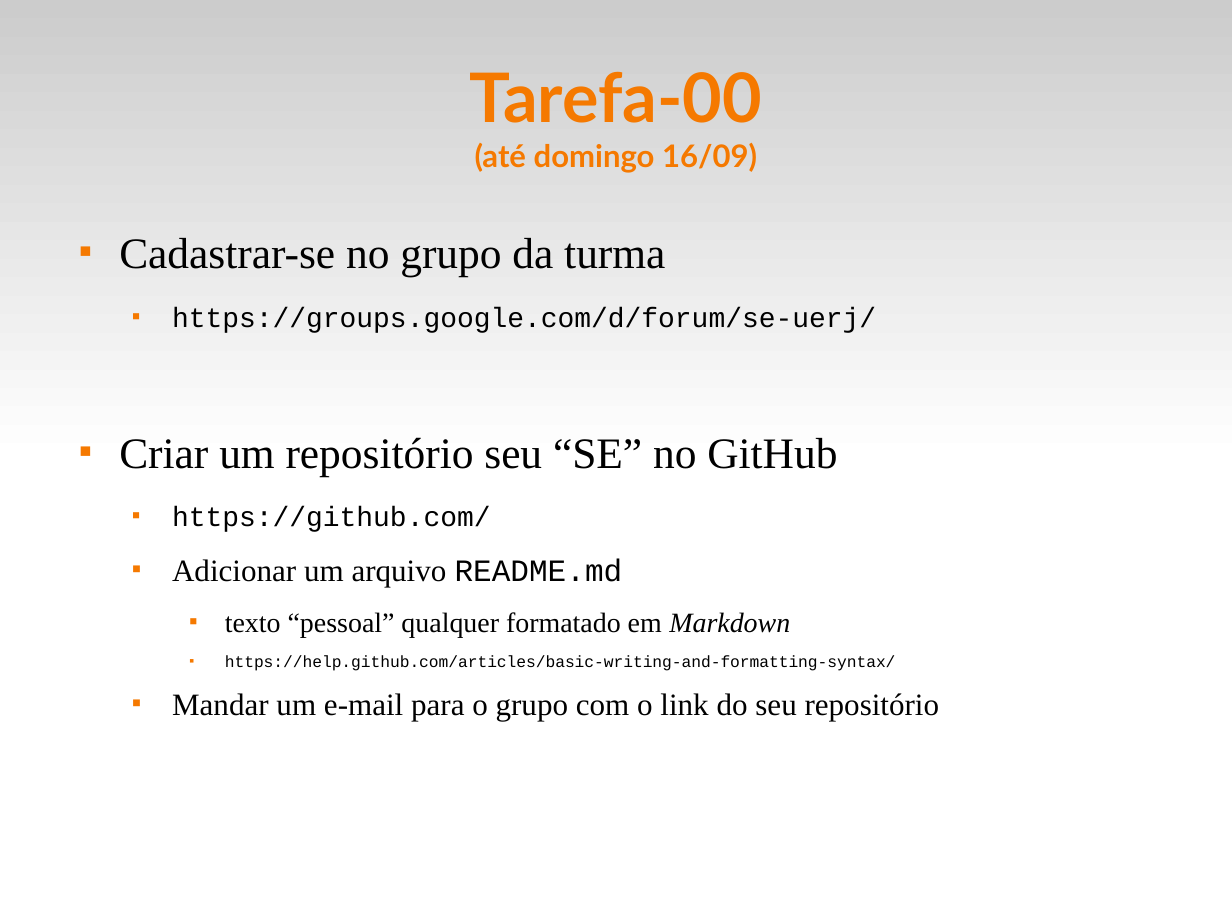
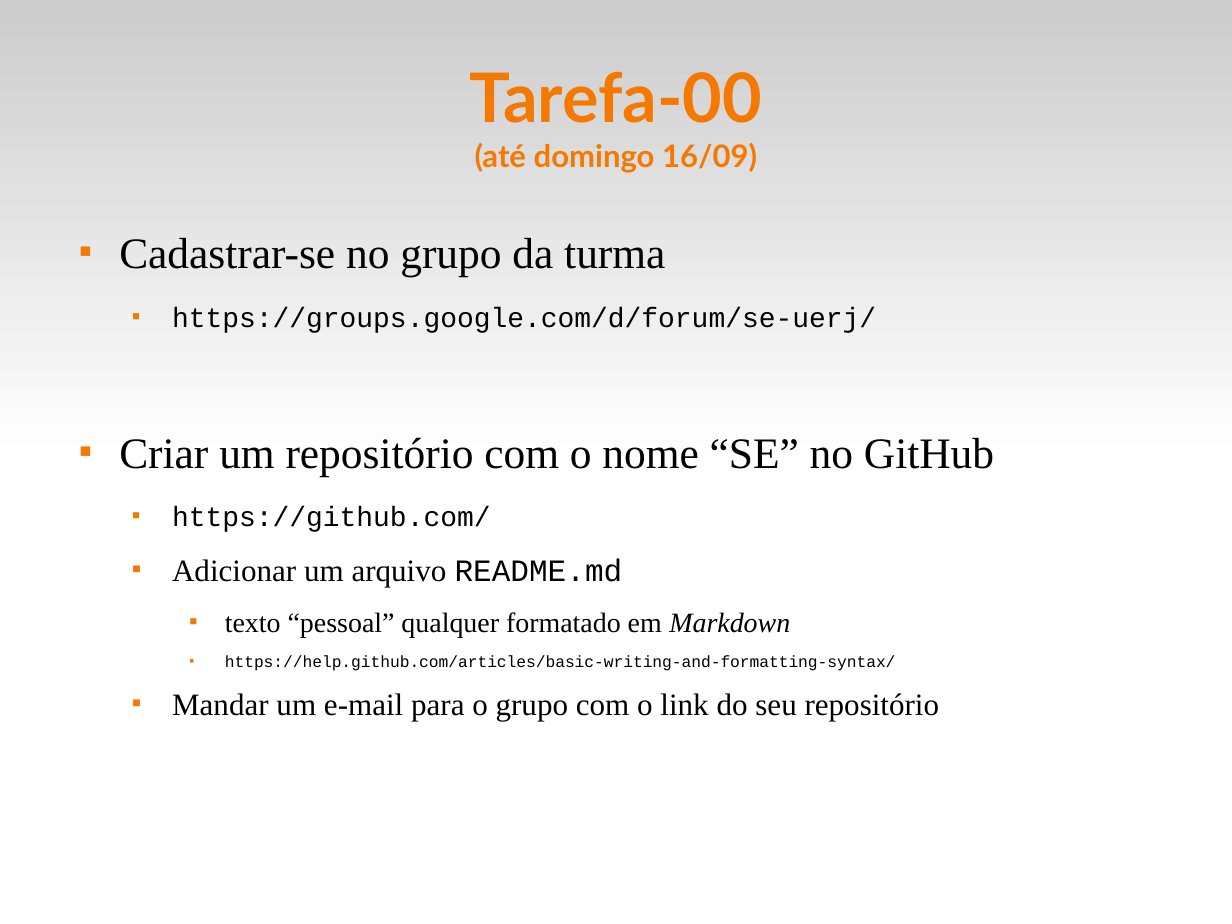
Before and after one commit to fsantanna-uerj/SE, a slide deck: slide 9 of Slides/se-00-intro.odp. Drawn at 1232x924 pixels with LibreOffice and Linux fonts; fonts in the diff are those of the drawing. Boxes give left, top, right and bottom in pixels: in the first picture for what was removed or moved away, otherwise in the second. Text is boxed around its words. In the diff, an @@ line names an element or a change of style, - is before the commit and + after.

```diff
--- a/Slides/se-00-intro.odp
+++ b/Slides/se-00-intro.odp
@@ text at box(119, 437, 994, 476): text changed @@
-■ Criar um repositório seu “SE” no GitHub
+■ Criar um repositório com o nome “SE” no GitHub
```
Also in this commit, not shown: 2 other slides changed, 3 other files.
